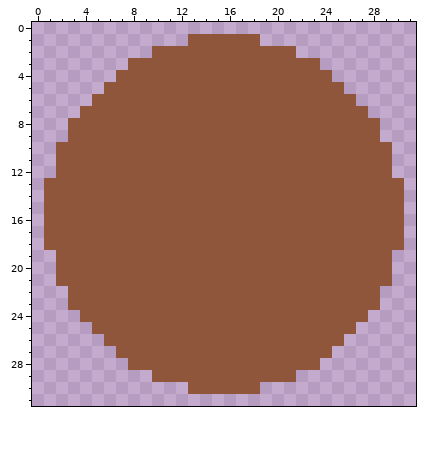
File history of a pixel-art file, Assets/Sprites/obstacle32.aseprite. Above is the file before it was changed.
32x32 pixels, 1 frame.
The result:
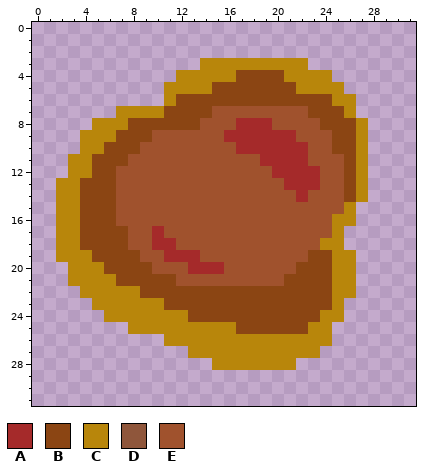
Palette (. is transparent): A #a52a2a  B #8b4513  C #b8860b  D #8f563b  E #a0522d
Diff:
@@ x 0..31 @@
  0 ................................
- 1 .............DDDDDD.............
- 2 ..........DDDDDDDDDDDD..........
- 3 ........DDDDDDDDDDDDDDDD........
- 4 .......DDDDDDDDDDDDDDDDDD.......
- 5 ......DDDDDDDDDDDDDDDDDDDD......
- 6 .....DDDDDDDDDDDDDDDDDDDDDD.....
- 7 ....DDDDDDDDDDDDDDDDDDDDDDDD....
- 8 ...DDDDDDDDDDDDDDDDDDDDDDDDDD...
- 9 ...DDDDDDDDDDDDDDDDDDDDDDDDDD...
-10 ..DDDDDDDDDDDDDDDDDDDDDDDDDDDD..
-11 ..DDDDDDDDDDDDDDDDDDDDDDDDDDDD..
-12 ..DDDDDDDDDDDDDDDDDDDDDDDDDDDD..
-13 .DDDDDDDDDDDDDDDDDDDDDDDDDDDDDD.
-14 .DDDDDDDDDDDDDDDDDDDDDDDDDDDDDD.
-15 .DDDDDDDDDDDDDDDDDDDDDDDDDDDDDD.
-16 .DDDDDDDDDDDDDDDDDDDDDDDDDDDDDD.
-17 .DDDDDDDDDDDDDDDDDDDDDDDDDDDDDD.
-18 .DDDDDDDDDDDDDDDDDDDDDDDDDDDDDD.
-19 ..DDDDDDDDDDDDDDDDDDDDDDDDDDDD..
-20 ..DDDDDDDDDDDDDDDDDDDDDDDDDDDD..
-21 ..DDDDDDDDDDDDDDDDDDDDDDDDDDDD..
-22 ...DDDDDDDDDDDDDDDDDDDDDDDDDD...
-23 ...DDDDDDDDDDDDDDDDDDDDDDDDDD...
-24 ....DDDDDDDDDDDDDDDDDDDDDDDD....
-25 .....DDDDDDDDDDDDDDDDDDDDDD.....
-26 ......DDDDDDDDDDDDDDDDDDDD......
-27 .......DDDDDDDDDDDDDDDDDD.......
-28 ........DDDDDDDDDDDDDDDD........
-29 ..........DDDDDDDDDDDD..........
-30 .............DDDDDD.............
+ 1 ................................
+ 2 ................................
+ 3 ..............CCCCCCCCC.........
+ 4 ............CCCCCBBBBCCCC.......
+ 5 ...........CCCCBBBBBBBCCCC......
+ 6 ...........CBBBBBBBBBBBBBCC.....
+ 7 .......CCCCBBBBEEEEEEEEBBBC.....
+ 8 .....CCCBBBBBBEEEAAAEEEEBBBC....
+ 9 ....CCCBBBEEEEEEAAAAAAEEEBBC....
+10 ....CCBBBEEEEEEEEAAAAAAEEBBC....
+11 ...CCBBBEEEEEEEEEEEAAAAEEEBC....
+12 ...CCBBEEEEEEEEEEEEEAAAAEEBC....
+13 ..CCBBBEEEEEEEEEEEEEEAAAEEBC....
+14 ..CCBBBEEEEEEEEEEEEEEEAEEEBC....
+15 ..CCBBBEEEEEEEEEEEEEEEEEEEC.....
+16 ..CCBBBEEEEEEEEEEEEEEEEEECC.....
+17 ..CCBBBBEEAEEEEEEEEEEEEEEC......
+18 ..CCBBBBEEAAEEEEEEEEEEEECC......
+19 ..CCCBBBBEEAAAEEEEEEEEEBBCC.....
+20 ...CCCBBBBEEEAAAEEEEEEBBBCC.....
+21 ...CCCCBBBBBEEEEEEEEEBBBBCC.....
+22 ....CCCCCBBBBBBBBBBBBBBBBCC.....
+23 .....CCCCCCBBBBBBBBBBBBBBC......
+24 ......CCCCCCCBBBBBBBBBBBCC......
+25 ........CCCCCCCCCBBBBBBCC.......
+26 ...........CCCCCCCCCCCCCC.......
+27 .............CCCCCCCCCCC........
+28 ...............CCCCCCC..........
+29 ................................
+30 ................................
 31 ................................
